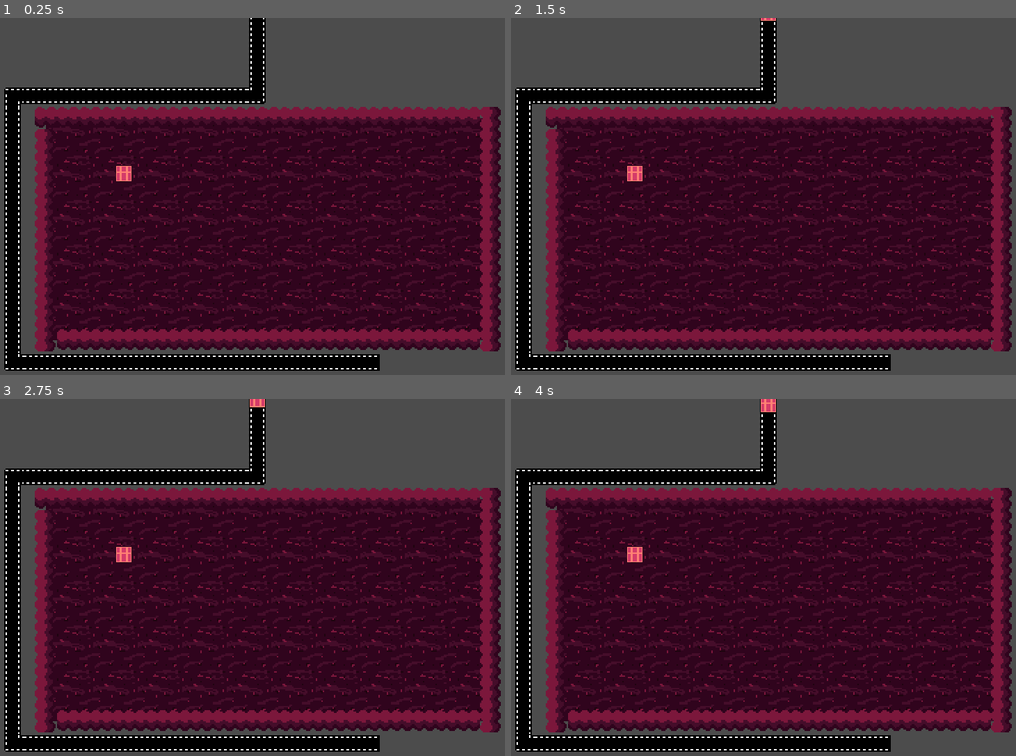
Above: before the commit, frames 1-4 (two rows, left to right).
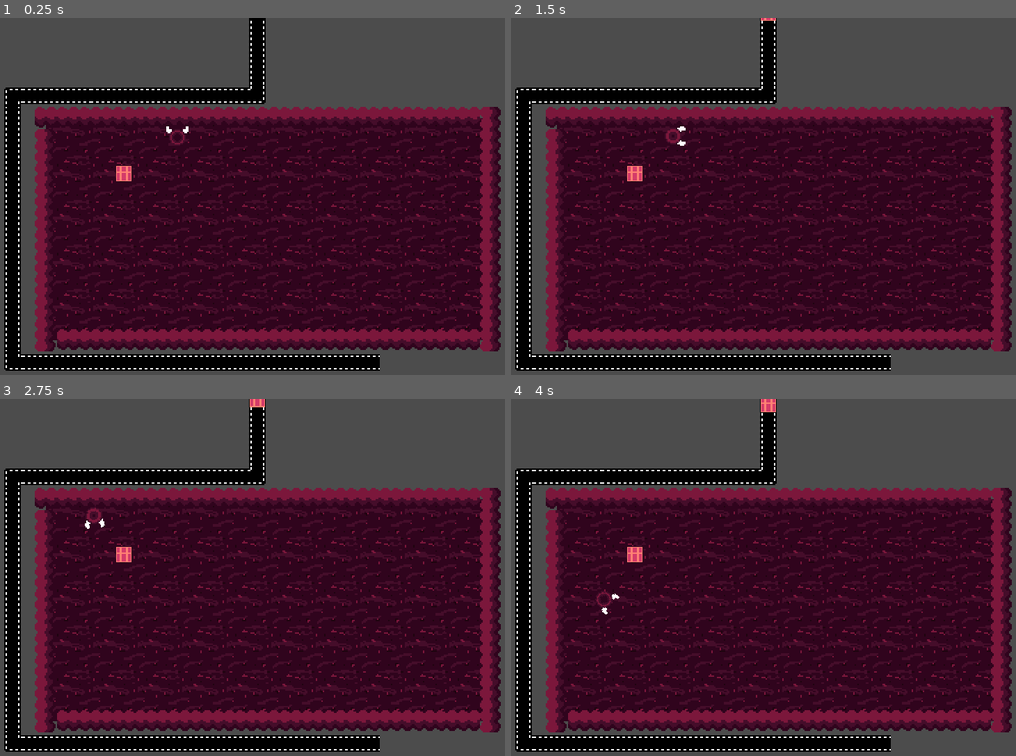
Above: after the commit, the same moments.

Repository: Flipez/arnold
Game: Godot game, scene res://Scenes/MainLevel.tscn
The game is run twice, just before and just after one commit, with the same random seed, the same clock (stepped at 60 frames per second) and the same inputs.
Inputs:
- Up to frame 1 (0.25 s): no input
- Up to frame 2 (1.5 s): hold Right (ui_right) 0.53-1.28 s; tap Space (ui_select) at 0.77 s; tap Enter at 1.25 s; hold Down (ui_down) from 1.28 s (still down)
- Up to frame 3 (2.75 s): tap Space (ui_select) at 1.52 s; release Down (ui_down) at 2.03 s; hold Right (ui_right) from 2.03 s (still down)
- Up to frame 4 (4 s): release Right (ui_right) at 2.78 s; hold Up (ui_up) 2.78-3.53 s; tap Space (ui_select) at 3.02, 3.77 s; hold Left (ui_left) from 3.53 s (still down)

The runs differ from the first frame. In frame 1, 0.8% of the frame differs, in the area x 1-76%, y 0-99%; in frame 2, 0.8%; in frame 3, 0.8%; in frame 4, 0.8%.

Commit message:
crate can be grabbed now and is moving with the player

Diff:
--- a/Objects/Crate/Crate.gd
+++ b/Objects/Crate/Crate.gd
@@ -2,7 +2,7 @@
 
 export var SPEED = 3
 var hold_by_player = false
-var player_area = null
+var player = null
 export var never_touched = true
 # Declare member variables here. Examples:
 # var a = 2
@@ -20,6 +20,8 @@
 func _process(delta):
   if never_touched:
     move_on_belt(delta)
+  if hold_by_player:
+    stick_to_player(delta)
 
 
 func move_on_belt(delta):
@@ -37,16 +39,22 @@
     position.y = 56
     position.x -= SPEED * delta
 
-  if hold_by_player:
-    pass
 
+func stick_to_player(delta):
+  position.x = player.position.x + cos(player.rotation - PI/2) * 13
+  position.y = player.position.y + sin(player.rotation - PI/2) * 13
+  look_at(player.position)
+#position = point + vector2(cos(angle), sin(angle))* distance
+#position = point + (position-point).rotated(angle)
 
 func _on_InteractionArea_area_entered(area):
   hold_by_player = true
-  var pos_area = area.get_global_position()
-  var relative_position = Vector2.ZERO
-  relative_position.x = position.x - pos_area.x
-  relative_position.y = position.y - pos_area.y
+  never_touched = false
+  player = area.get_parent()
+  #var pos_area = area.get_global_position()
+  #var relative_position = Vector2.ZERO
+  #relative_position.x = position.x - pos_area.x
+  #relative_position.y = position.y - pos_area.y
 #  print('create yay')
 #  prints(relative_position.x, position.x, pos_area.x)
 #  prints(relative_position.y, position.y, pos_area.y)
@@ -54,3 +62,4 @@
 
 func _on_InteractionArea_area_exited(area):
   hold_by_player = false
+  pass
--- a/Scenes/MainLevel.tscn
+++ b/Scenes/MainLevel.tscn
@@ -141,114 +141,111 @@
 format = 1
 tile_data = PoolIntArray( 262146, -1610612736, 0, 262147, -1610612736, 0, 262148, -1610612736, 0, 262149, -1610612736,  …(1137 unchanged characters)…
 
-[node name="Player" parent="." instance=ExtResource( 2 )]
-position = Vector2( 160, 104 )
-FRICTION = 500
-ACCELERATION = 500
-MAX_SPEED = 80
-state = 0
-
 [node name="Belt" type="StaticBody2D" parent="."]
 position = Vector2( 192, 8 )
 
 [node name="AnimatedSprite" type="AnimatedSprite" parent="Belt"]
 rotation = 1.5708
-frames = SubResource( 6 )
-frame = 3
+frames = SubResource( 14 )
+frame = 2
 playing = true
 
 [node name="AnimatedSprite2" type="AnimatedSprite" parent="Belt"]
 position = Vector2( 0, 16 )
 rotation = 1.5708
-frames = SubResource( 6 )
-frame = 3
+frames = SubResource( 14 )
+frame = 2
 playing = true
 
 [node name="AnimatedSprite3" type="AnimatedSprite" parent="Belt"]
 position = Vector2( 0, 48 )
 rotation = 4.71239
-frames = SubResource( 11 )
-frame = 3
+frames = SubResource( 19 )
+frame = 2
 playing = true
 
 [node name="AnimatedSprite4" type="AnimatedSprite" parent="Belt"]
 position = Vector2( 0, 32 )
 rotation = 1.5708
-frames = SubResource( 6 )
-frame = 3
+frames = SubResource( 14 )
+frame = 2
 playing = true
 
 [node name="AnimatedSprite5" type="AnimatedSprite" parent="Belt"]
 position = Vector2( -16, 48 )
 rotation = 3.14159
-frames = SubResource( 6 )
-frame = 3
+frames = SubResource( 14 )
+frame = 2
 playing = true
 
 [node name="AnimatedSprite6" type="AnimatedSprite" parent="Belt"]
 position = Vector2( -32, 48 )
 rotation = 3.14159
-frames = SubResource( 6 )
-frame = 3
+frames = SubResource( 14 )
+frame = 2
 playing = true
 
 [node name="AnimatedSprite7" type="AnimatedSprite" parent="Belt"]
 position = Vector2( -48, 48 )
 rotation = 3.14159
-frames = SubResource( 6 )
-frame = 3
+frames = SubResource( 14 )
+frame = 2
 playing = true
 
 [node name="AnimatedSprite8" type="AnimatedSprite" parent="Belt"]
 position = Vector2( -64, 48 )
 rotation = 3.14159
-frames = SubResource( 6 )
-frame = 3
+frames = SubResource( 14 )
+frame = 2
 playing = true
 
 [node name="AnimatedSprite9" type="AnimatedSprite" parent="Belt"]
 position = Vector2( -80, 48 )
 rotation = 3.14159
-frames = SubResource( 6 )
-frame = 3
+frames = SubResource( 14 )
+frame = 2
 playing = true
 
 [node name="AnimatedSprite10" type="AnimatedSprite" parent="Belt"]
 position = Vector2( -96, 48 )
 rotation = 3.14159
-frames = SubResource( 6 )
-frame = 3
+frames = SubResource( 14 )
+frame = 2
 playing = true
 
 [node name="AnimatedSprite11" type="AnimatedSprite" parent="Belt"]
 position = Vector2( -112, 48 )
 rotation = 3.14159
-frames = SubResource( 6 )
-frame = 3
+frames = SubResource( 14 )
+frame = 2
 playing = true
 
 [node name="AnimatedSprite12" type="AnimatedSprite" parent="Belt"]
 position = Vector2( -128, 48 )
 rotation = 3.14159
-frames = SubResource( 6 )
+frames = SubResource( 14 )
+frame = 3
 playing = true
 
 [node name="AnimatedSprite13" type="AnimatedSprite" parent="Belt"]
 position = Vector2( -144, 48 )
 rotation = 3.14159
-frames = SubResource( 6 )
+frames = SubResource( 14 )
+frame = 3
 playing = true
 
 [node name="AnimatedSprite14" type="AnimatedSprite" parent="Belt"]
 position = Vector2( -160, 48 )
 rotation = 3.14159
-frames = SubResource( 6 )
+frames = SubResource( 14 )
+frame = 3
 playing = true
 
 [node name="AnimatedSprite15" type="AnimatedSprite" parent="Belt"]
 position = Vector2( -176, 48 )
 rotation = 4.71239
-frames = SubResource( 11 )
+frames = SubResource( 19 )
+frame = 3
 playing = true
 flip_h = true
 flip_v = true
@@ -256,190 +253,218 @@
 [node name="AnimatedSprite16" type="AnimatedSprite" parent="Belt"]
 position = Vector2( -176, 64 )
 rotation = 1.5708
-frames = SubResource( 6 )
+frames = SubResource( 14 )
+frame = 3
 playing = true
 
 [node name="AnimatedSprite17" type="AnimatedSprite" parent="Belt"]
 position = Vector2( -176, 80 )
 rotation = 1.5708
-frames = SubResource( 6 )
+frames = SubResource( 14 )
+frame = 3
 playing = true
 
 [node name="AnimatedSprite18" type="AnimatedSprite" parent="Belt"]
 position = Vector2( -176, 96 )
 rotation = 1.5708
-frames = SubResource( 6 )
+frames = SubResource( 14 )
+frame = 3
 playing = true
 
 [node name="AnimatedSprite19" type="AnimatedSprite" parent="Belt"]
 position = Vector2( -176, 112 )
 rotation = 1.5708
-frames = SubResource( 6 )
+frames = SubResource( 14 )
+frame = 3
 playing = true
 
 [node name="AnimatedSprite20" type="AnimatedSprite" parent="Belt"]
 position = Vector2( -176, 128 )
 rotation = 1.5708
-frames = SubResource( 6 )
+frames = SubResource( 14 )
+frame = 3
 playing = true
 
 [node name="AnimatedSprite21" type="AnimatedSprite" parent="Belt"]
 position = Vector2( -176, 144 )
 rotation = 1.5708
-frames = SubResource( 6 )
+frames = SubResource( 14 )
+frame = 3
 playing = true
 
 [node name="AnimatedSprite22" type="AnimatedSprite" parent="Belt"]
 position = Vector2( -176, 160 )
 rotation = 1.5708
-frames = SubResource( 6 )
+frames = SubResource( 14 )
+frame = 3
 playing = true
 
 [node name="AnimatedSprite23" type="AnimatedSprite" parent="Belt"]
 position = Vector2( -176, 176 )
 rotation = 1.5708
-frames = SubResource( 6 )
+frames = SubResource( 14 )
+frame = 3
 playing = true
 
 [node name="AnimatedSprite24" type="AnimatedSprite" parent="Belt"]
 position = Vector2( -176, 192 )
 rotation = 1.5708
-frames = SubResource( 6 )
+frames = SubResource( 14 )
+frame = 3
 playing = true
 
 [node name="AnimatedSprite25" type="AnimatedSprite" parent="Belt"]
 position = Vector2( -176, 208 )
 rotation = 1.5708
-frames = SubResource( 6 )
+frames = SubResource( 14 )
+frame = 3
 playing = true
 
 [node name="AnimatedSprite26" type="AnimatedSprite" parent="Belt"]
 position = Vector2( -176, 224 )
 rotation = 1.5708
-frames = SubResource( 6 )
+frames = SubResource( 14 )
+frame = 3
 playing = true
 
 [node name="AnimatedSprite27" type="AnimatedSprite" parent="Belt"]
 position = Vector2( -176, 240 )
 rotation = 4.71239
-frames = SubResource( 11 )
+frames = SubResource( 19 )
+frame = 3
 playing = true
 flip_v = true
 
 [node name="AnimatedSprite28" type="AnimatedSprite" parent="Belt"]
 position = Vector2( -160, 240 )
 rotation = 3.14159
-frames = SubResource( 6 )
+frames = SubResource( 14 )
+frame = 3
 playing = true
 flip_h = true
 
 [node name="AnimatedSprite29" type="AnimatedSprite" parent="Belt"]
 position = Vector2( -144, 240 )
 rotation = 3.14159
-frames = SubResource( 6 )
+frames = SubResource( 14 )
+frame = 3
 playing = true
 flip_h = true
 
 [node name="AnimatedSprite30" type="AnimatedSprite" parent="Belt"]
 position = Vector2( -128, 240 )
 rotation = 3.14159
-frames = SubResource( 6 )
+frames = SubResource( 14 )
+frame = 3
 playing = true
 flip_h = true
 
 [node name="AnimatedSprite31" type="AnimatedSprite" parent="Belt"]
 position = Vector2( -112, 240 )
 rotation = 3.14159
-frames = SubResource( 6 )
+frames = SubResource( 14 )
+frame = 3
 playing = true
 flip_h = true
 
 [node name="AnimatedSprite32" type="AnimatedSprite" parent="Belt"]
 position = Vector2( -96, 240 )
 rotation = 3.14159
-frames = SubResource( 6 )
+frames = SubResource( 14 )
+frame = 3
 playing = true
 flip_h = true
 
 [node name="AnimatedSprite33" type="AnimatedSprite" parent="Belt"]
 position = Vector2( -80, 240 )
 rotation = 3.14159
-frames = SubResource( 6 )
+frames = SubResource( 14 )
+frame = 3
 playing = true
 flip_h = true
 
 [node name="AnimatedSprite34" type="AnimatedSprite" parent="Belt"]
 position = Vector2( -63.9999, 240 )
 rotation = 3.14159
-frames = SubResource( 6 )
+frames = SubResource( 14 )
+frame = 3
 playing = true
 flip_h = true
 
 [node name="AnimatedSprite35" type="AnimatedSprite" parent="Belt"]
 position = Vector2( -47.9999, 240 )
 rotation = 3.14159
-frames = SubResource( 6 )
+frames = SubResource( 14 )
+frame = 3
 playing = true
 flip_h = true
 
 [node name="AnimatedSprite36" type="AnimatedSprite" parent="Belt"]
 position = Vector2( -32, 240 )
 rotation = 3.14159
-frames = SubResource( 6 )
+frames = SubResource( 14 )
+frame = 3
 playing = true
 flip_h = true
 
 [node name="AnimatedSprite37" type="AnimatedSprite" parent="Belt"]
 position = Vector2( -16, 240 )
 rotation = 3.14159
-frames = SubResource( 6 )
+frames = SubResource( 14 )
+frame = 3
 playing = true
 flip_h = true
 
 [node name="AnimatedSprite38" type="AnimatedSprite" parent="Belt"]
 position = Vector2( 6.10352e-05, 240 )
 rotation = 3.14159
-frames = SubResource( 6 )
+frames = SubResource( 14 )
+frame = 3
 playing = true
 flip_h = true
 
 [node name="AnimatedSprite39" type="AnimatedSprite" parent="Belt"]
 position = Vector2( 16.0001, 240 )
 rotation = 3.14159
-frames = SubResource( 6 )
+frames = SubResource( 14 )
+frame = 3
 playing = true
 flip_h = true
 
 [node name="AnimatedSprite40" type="AnimatedSprite" parent="Belt"]
 position = Vector2( 32.0001, 240 )
 rotation = 3.14159
-frames = SubResource( 6 )
+frames = SubResource( 14 )
+frame = 3
 playing = true
 flip_h = true
 
 [node name="AnimatedSprite41" type="AnimatedSprite" parent="Belt"]
 position = Vector2( 48.0001, 240 )
 rotation = 3.14159
-frames = SubResource( 6 )
+frames = SubResource( 14 )
+frame = 3
 playing = true
 flip_h = true
 
 [node name="AnimatedSprite42" type="AnimatedSprite" parent="Belt"]
 position = Vector2( 64.0001, 240 )
 rotation = 3.14159
-frames = SubResource( 6 )
+frames = SubResource( 14 )
+frame = 3
 playing = true
 flip_h = true
 
 [node name="AnimatedSprite43" type="AnimatedSprite" parent="Belt"]
 position = Vector2( 80.0001, 240 )
 rotation = 3.14159
-frames = SubResource( 6 )
+frames = SubResource( 14 )
+frame = 3
 playing = true
 flip_h = true
 
 [node name="Player" parent="." instance=ExtResource( 2 )]
-position = Vector2( 160, 104 )
+position = Vector2( 134.609, 84.8457 )
 
 [node name="Crate" parent="." instance=ExtResource( 3 )]
 position = Vector2( 192, -8 )
--- a/Scenes/Player.tscn
+++ b/Scenes/Player.tscn
@@ -55,6 +55,7 @@
 
 [node name="AnimatedSprite" type="AnimatedSprite" parent="."]
 frames = SubResource( 9 )
+frame = 4
 playing = true
 
 [node name="CollisionShape2D" type="CollisionShape2D" parent="."]
Not shown: 4 places in Scenes/MainLevel.tscn that only renumber resources
